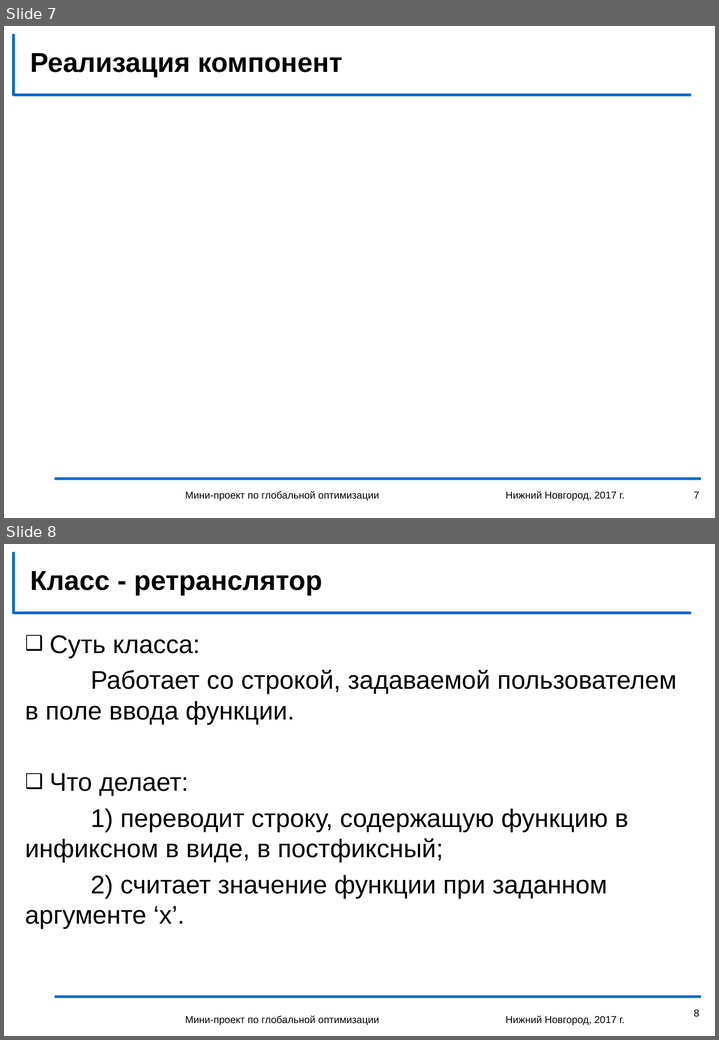
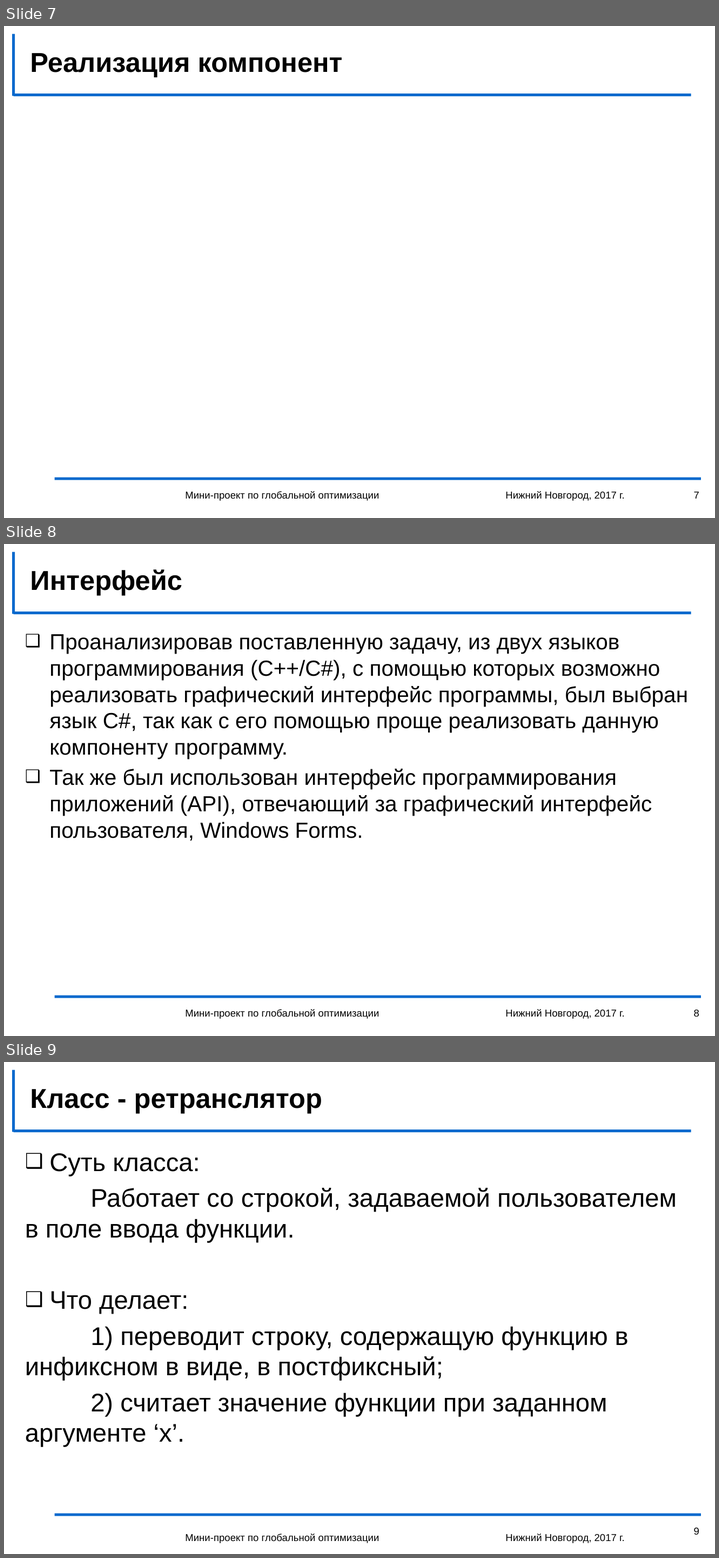
Before and after one commit to Death-Boy-Dmi/ITLabSearchForAGlobalMinimum, a slide deck: storage structure.pptx. Shown one above the other, each under a label of ours: slides 7 and 8 before the commit, slides 7, 8 and 9 after it. The pictures are 719x1040 and 719x1558 pixels, drawn with LibreOffice and Linux fonts; fonts in the diff are those of the drawing; background and template pictures are left out. Boxes give left, top, right and bottom in pixels: in the first picture for what was removed or moved away, otherwise in the second. Text is boxed around its words. In the diff, an @@ line names an element or a change of style, - is before the commit and + after.

Commit message:
Презентаха: Added Интерфейс

```diff
--- a/storage structure.pptx
+++ b/storage structure.pptx
@@ slide 8 added at box(4, 544, 715, 1036), background #FFFFFF; not listed: 3 template elements that a slide beside it also shows @@
@@ title added at box(30, 569, 182, 595), 30 pt, text #000000, bold @@
+Интерфейс
@@ text added at box(49, 634, 688, 841), 24 pt, text #000000 @@
+❑ Проанализировав поставленную задачу, из двух языков программирования (С++/C#), с помощью которых возможно реализовать графический интерфейс программы, был выбран язык C#, так как с его помощью проще реализовать данную компоненту программу.
+❑ Так же был использован интерфейс программирования приложений (API), отвечающий за графический интерфейс пользователя, Windows Forms.
@@ text added at box(185, 1009, 379, 1019), 11 pt, text #000000 @@
+Мини-проект по глобальной оптимизации
@@ text added at box(505, 1009, 624, 1019), 11 pt, text #000000 @@
+Нижний Новгород, 2017 г.
@@ page number added at box(694, 1009, 699, 1017), 11 pt, text #000000 @@
+8
@@ what was slide 8 is now slide 9 @@
@@ page number at box(694, 1527, 699, 1535): text changed @@
-8
+9
```
